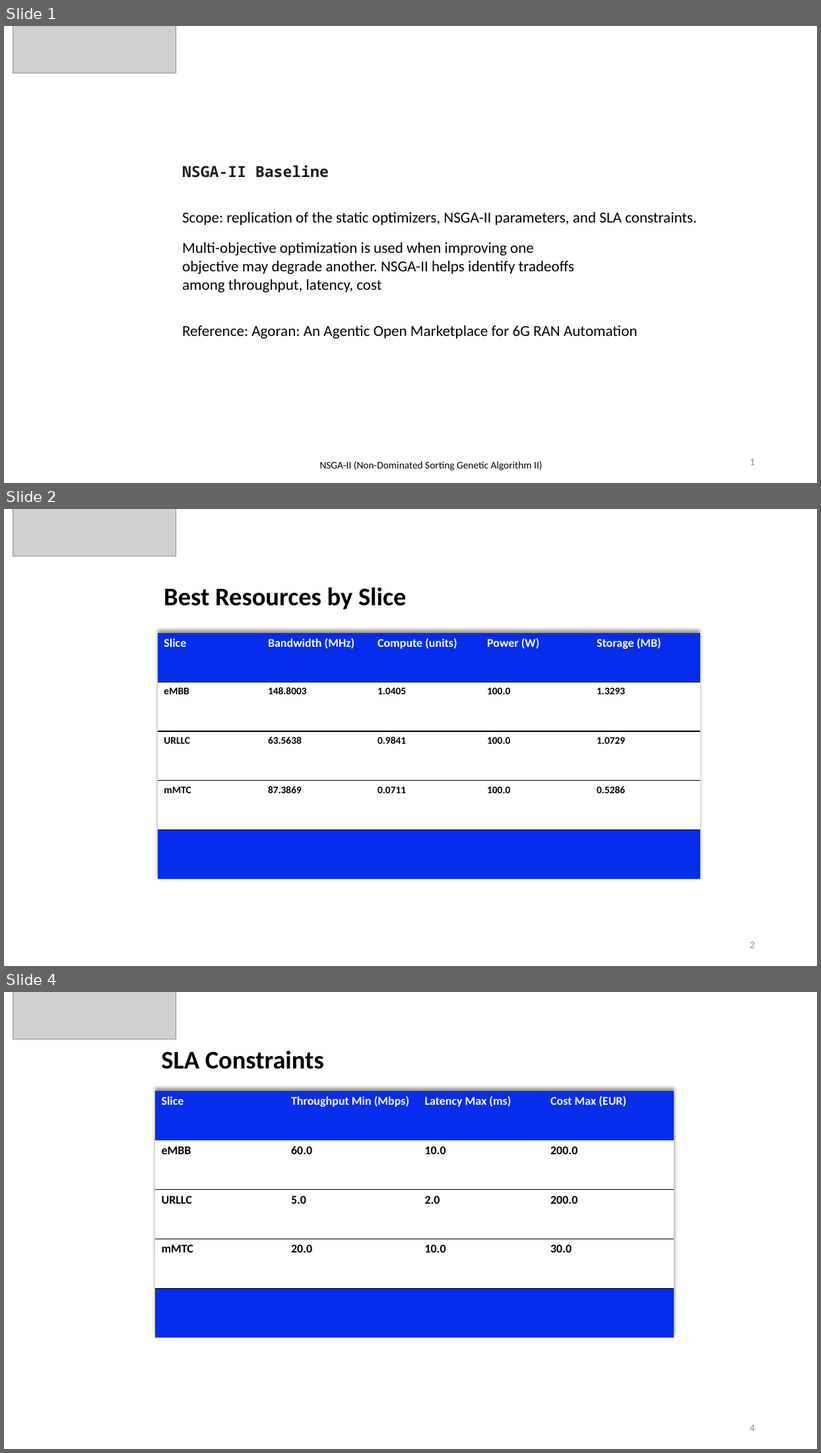
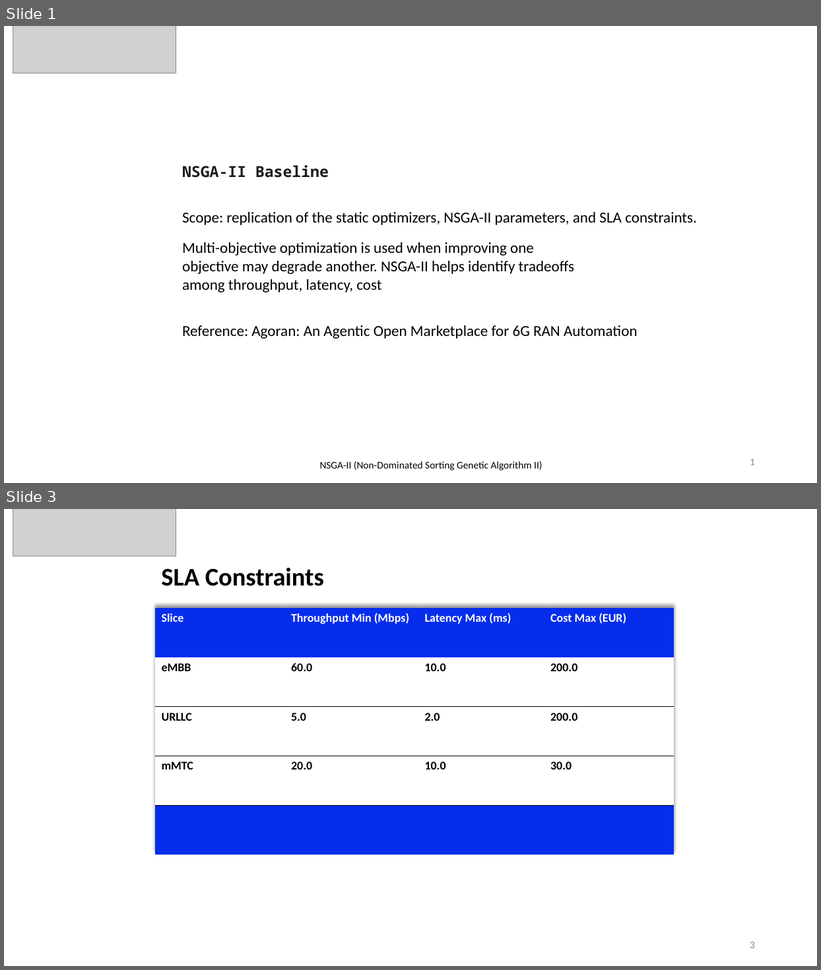
Before and after one commit to adnanrawas/oran-agentic-resource-allocation, a slide deck: slides/NSGA-II_Static_Optimizer.pptx. Shown one above the other, each under a label of ours: slides 1, 2 and 4 before the commit, slides 1 and 3 after it; the slides between them are not shown. The pictures are 821x1453 and 821x970 pixels, drawn with LibreOffice and Linux fonts; fonts in the diff are those of the drawing; grey boxes stand for pictures. Boxes give left, top, right and bottom in pixels: in the first picture for what was removed or moved away, otherwise in the second. Text is boxed around its words. In the diff, an @@ line names an element or a change of style, - is before the commit and + after.

```diff
--- a/slides/NSGA-II_Static_Optimizer.pptx
+++ b/slides/NSGA-II_Static_Optimizer.pptx
@@ slide 2 removed at box(4, 509, 817, 966), background #FFFFFF @@
@@ picture removed at box(13, 509, 177, 557) @@
@@ text removed at box(164, 588, 406, 609) @@
-Best Resources by Slice
@@ table removed at box(158, 633, 701, 880), 5 rows, 5 columns @@
-Slice | Bandwidth (MHz) | Compute (units) | Power (W) | Storage (MB)
-eMBB | 148.8003 | 1.0405 | 100.0 | 1.3293
-URLLC | 63.5638 | 0.9841 | 100.0 | 1.0729
-mMTC | 87.3869 | 0.0711 | 100.0 | 0.5286
- |  |  |  | 
@@ page number removed at box(750, 942, 755, 949) @@
-2
@@ what was slide 4 is now slide 3 @@
@@ page number at box(750, 942, 755, 949): text changed @@
-4
+3
```
Also in this commit, not shown: 3 slides changed, 5 other files.
